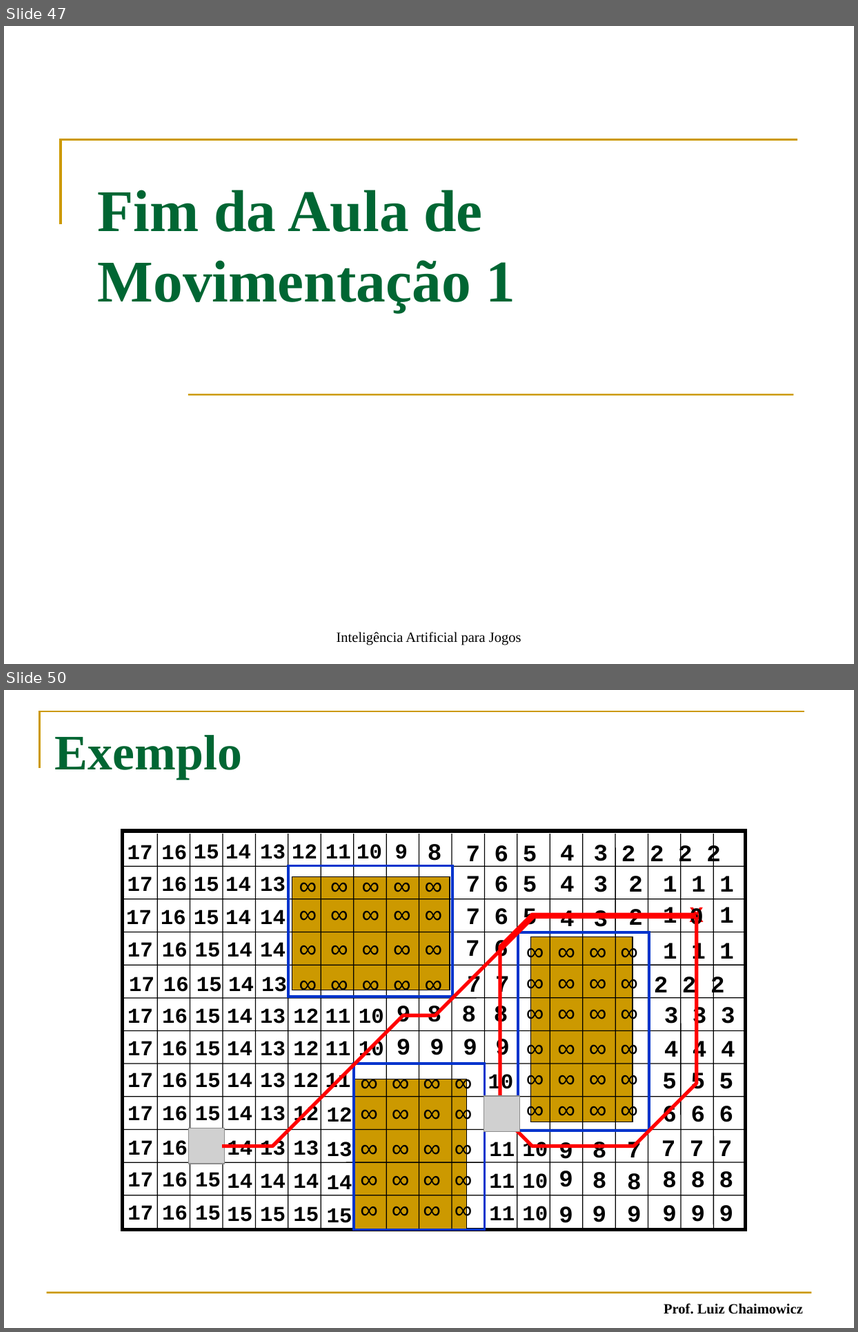
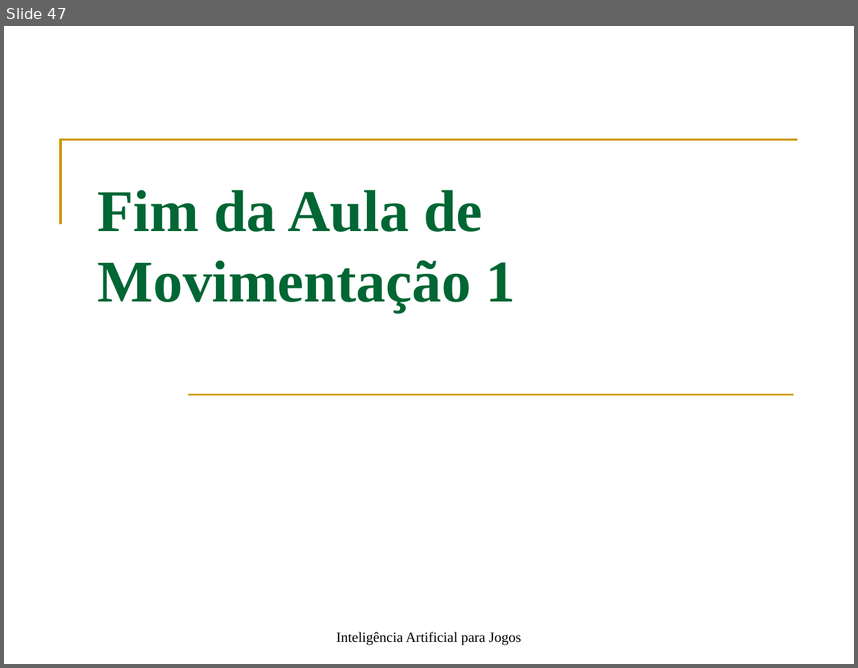
Before and after one commit to fegemo/cefet-games, a slide deck: attachments/IA 03 - Movimentação Simples.pptx. Shown one above the other, each under a label of ours: slides 47 and 50 before the commit, slide 47 after it; the slides between them are not shown. The pictures are 858x1332 and 858x668 pixels, drawn with LibreOffice and Linux fonts; fonts in the diff are those of the drawing; grey boxes stand for pictures. Boxes give left, top, right and bottom in pixels: in the first picture for what was removed or moved away, otherwise in the second. Text is boxed around its words. In the diff, an @@ line names an element or a change of style, - is before the commit and + after.

```diff
--- a/attachments/IA 03 - Movimentação Simples.pptx
+++ b/attachments/IA 03 - Movimentação Simples.pptx
@@ slide 50 removed at bbox=[4, 690, 854, 1328], background #FFFFFF @@
@@ freeform shape removed at bbox=[40, 711, 805, 768] @@
@@ title removed at bbox=[55, 735, 242, 779] @@
-Exemplo
@@ rectangle removed at bbox=[122, 831, 745, 1230] @@
@@ group removed at bbox=[126, 844, 734, 1229]: 112 texts @@
-8
-8
-8
-9
-7 6 5
-7 6 5
-7 6 5
-5 5 5
-6 6 6
-7 7 7
-8 8 8
-9 9 9
-7 6
-7 7
-11 10 9
-7
-8
-9
-8
-9
-10
-10
-10
-9
-9
-9
-10
-11
-11
-11
-9
-9
-8
-8
-9
-9
-10
-10
-11
-11
-11
-12
-12
-12
-13
-14
-13
-14
-12
-14
-14
-13
-13
-13
-13
-14
-14
-15
-12
-13
-12
-13
-13
-13
-14
-14
-14
-14
-14
-14
-14
-14
-14
-14
-15
-15
-15
-15
-15
-15
-15
-15
-15
-16
-16
-16
-16
-16
-16
-16
-16
-16
-15
-15
-15
-15
-15
-16
-16
-16
-17
-17
-17
-17
-17
-17
-17
-17
-17
-17
-17
-17
@@ rectangle removed at bbox=[288, 866, 452, 997] @@
@@ text removed at bbox=[663, 876, 734, 891] @@
-1 1 1
@@ rectangle removed at bbox=[292, 877, 450, 990] @@
@@ freeform shape removed at bbox=[223, 917, 697, 1147] @@
@@ freeform shape removed at bbox=[500, 917, 697, 1145] @@
@@ freeform shape removed at bbox=[500, 914, 696, 1114] @@
@@ group removed at bbox=[594, 845, 735, 1029]: 4 texts @@
-3 3 3
-3
-3
-3
@@ group removed at bbox=[622, 844, 725, 999]: 4 texts @@
-2 2 2
-2 2 2 2
-2
-2
@@ text removed at bbox=[663, 907, 734, 923] @@
-1 1
@@ text removed at bbox=[689, 905, 704, 925] @@
-X
@@ text removed at bbox=[689, 907, 704, 931] @@
-0
@@ rectangle removed at bbox=[518, 932, 649, 1130] @@
@@ rectangle removed at bbox=[531, 936, 633, 1122] @@
@@ text removed at bbox=[663, 941, 734, 965] @@
-1 1 1
@@ group removed at bbox=[560, 845, 735, 1063]: 4 texts @@
-4
-4
-4
-4 4 4
@@ rectangle removed at bbox=[353, 1078, 466, 1229] @@
@@ rectangle removed at bbox=[353, 1063, 484, 1229] @@
@@ picture removed at bbox=[484, 1096, 521, 1131] @@
@@ picture removed at bbox=[188, 1127, 225, 1163] @@
@@ group removed at bbox=[121, 834, 745, 1229]: 29 lines @@
@@ group removed at bbox=[290, 866, 655, 1228]: 15 texts @@
-∞ ∞ ∞ ∞ ∞
-∞ ∞ ∞ ∞ ∞
-∞ ∞ ∞ ∞ ∞
-∞ ∞ ∞ ∞ ∞
-∞ ∞ ∞ ∞
-∞ ∞ ∞ ∞
-∞ ∞ ∞ ∞
-∞ ∞ ∞ ∞
-∞ ∞ ∞ ∞
-∞ ∞ ∞ ∞
-∞ ∞ ∞ ∞
-∞ ∞ ∞ ∞
-∞ ∞ ∞ ∞
-∞ ∞ ∞ ∞
-∞ ∞ ∞ ∞
@@ line removed from (47, 1292) to (811, 1292) @@
@@ text removed at bbox=[664, 1303, 803, 1314] @@
-Prof. Luiz Chaimowicz
```
Also in this commit, not shown: 8 slides changed, 4 slides added, 36 other slides removed, 1 other file.
